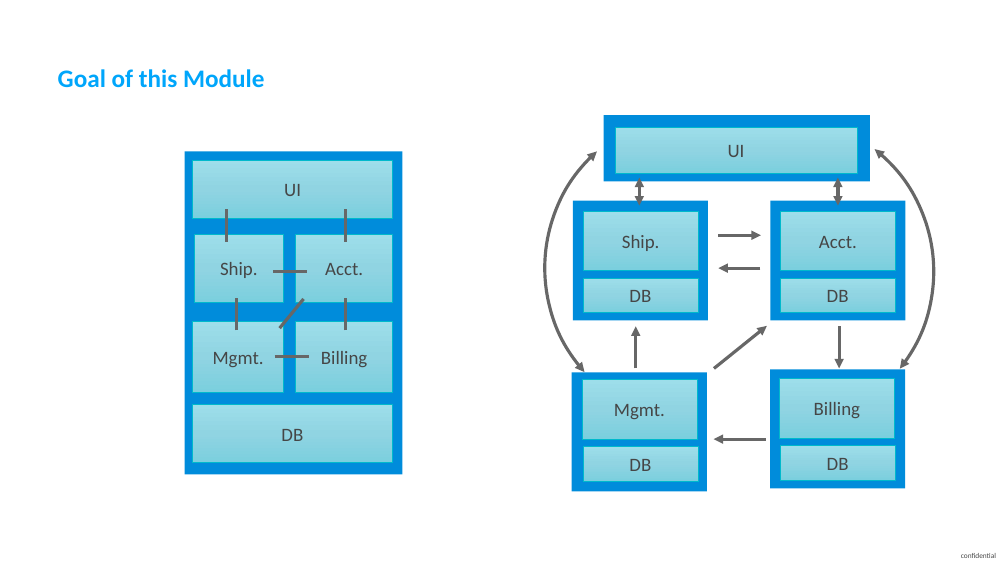
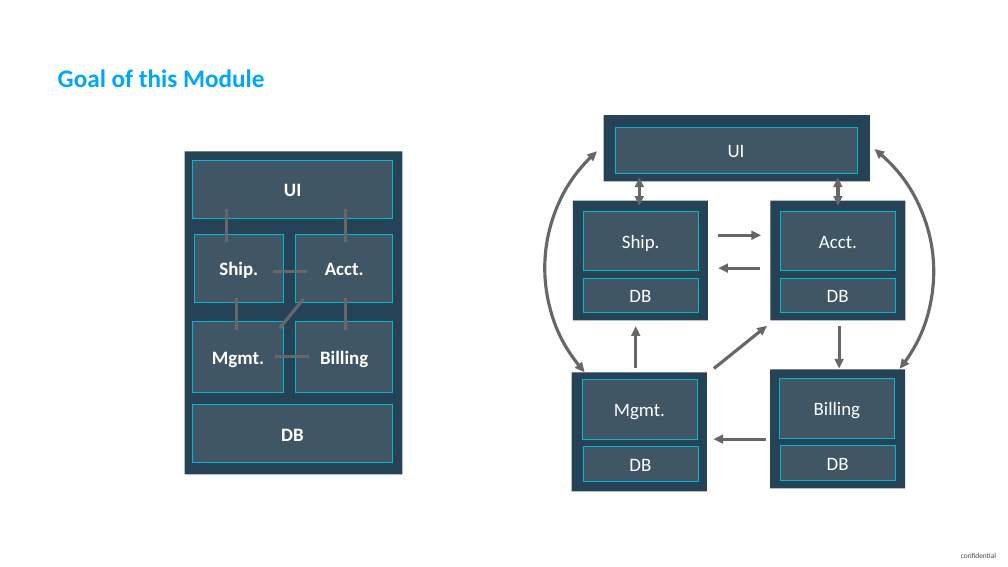
Before and after one commit to thiagobien/ACL, a slide deck: slide 5 of workshop/03_Monolith_to_Microservices/ACMWorkshop_Monolith_to_Microservices.pptx (slide 6 before the commit). Drawn at 1008x567 pixels with LibreOffice and Linux fonts; fonts in the diff are those of the drawing. Boxes give left, top, right and bottom in pixels: in the first picture for what was removed or moved away, otherwise in the second. Text is boxed around its words. In the diff, an @@ line names an element or a change of style, - is before the commit and + after.

```diff
--- a/workshop/03_Monolith_to_Microservices/ACMWorkshop_Monolith_to_Microservices.pptx
+++ b/workshop/03_Monolith_to_Microservices/ACMWorkshop_Monolith_to_Microservices.pptx
@@ fill #008CDB to #254256 in 6 elements at <box>771,370,906,488</box>, <box>572,373,707,492</box>, <box>771,200,906,320</box>, <box>573,200,709,320</box>, <box>185,151,402,474</box>, <box>603,115,870,181</box> @@
@@ text colour #454646 to #FFFFFF; fill gradient #9DDEEB to #90D5E2 to #7CD0DF to #415665 in 9 elements at <box>615,127,858,172</box>, <box>584,211,698,271</box>, <box>781,211,895,271</box>, <box>582,380,697,439</box>, <box>780,379,894,439</box>, <box>583,446,698,481</box>, <box>583,278,698,313</box>, <box>780,445,895,480</box>, <box>780,278,895,313</box> @@
@@ text colour #454646 to #FFFFFF, bold on; fill gradient #9DDEEB to #90D5E2 to #7CD0DF to #415665 in 6 elements at <box>193,160,393,219</box>, <box>194,234,284,303</box>, <box>296,234,392,303</box>, <box>193,321,284,392</box>, <box>296,321,392,392</box>, <box>192,405,392,463</box> @@
```
Also in this commit, not shown: 11 other slides changed, 2 slides added, 2 slides removed, 13 other files.
